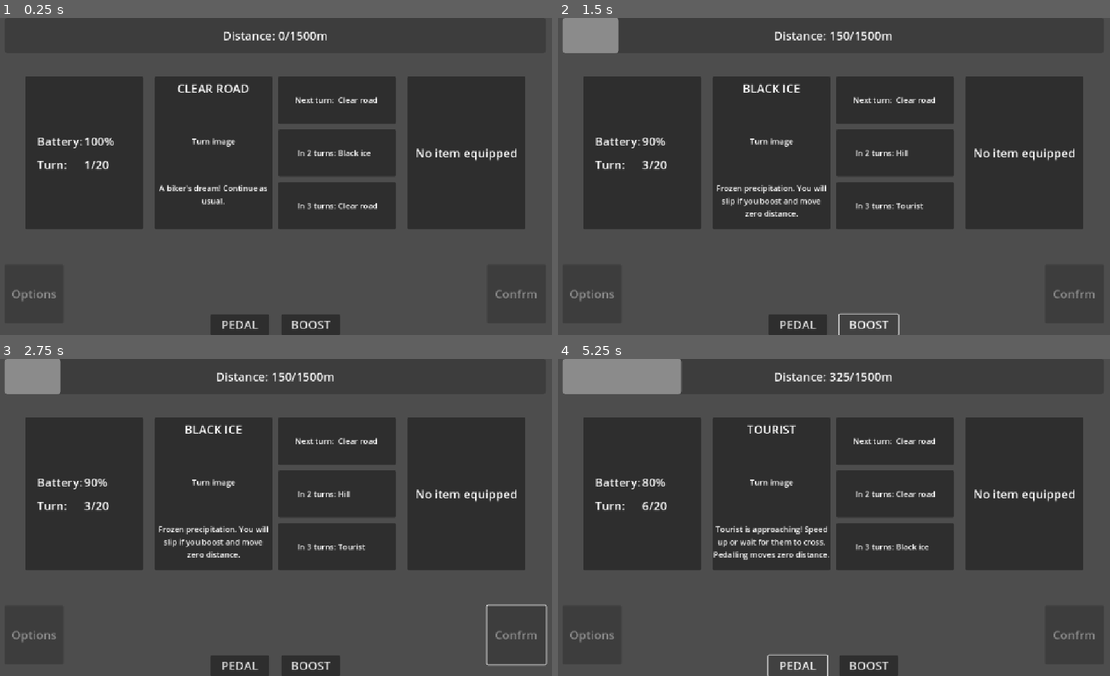
Above: before the commit, frames 1-4 (two rows, left to right).
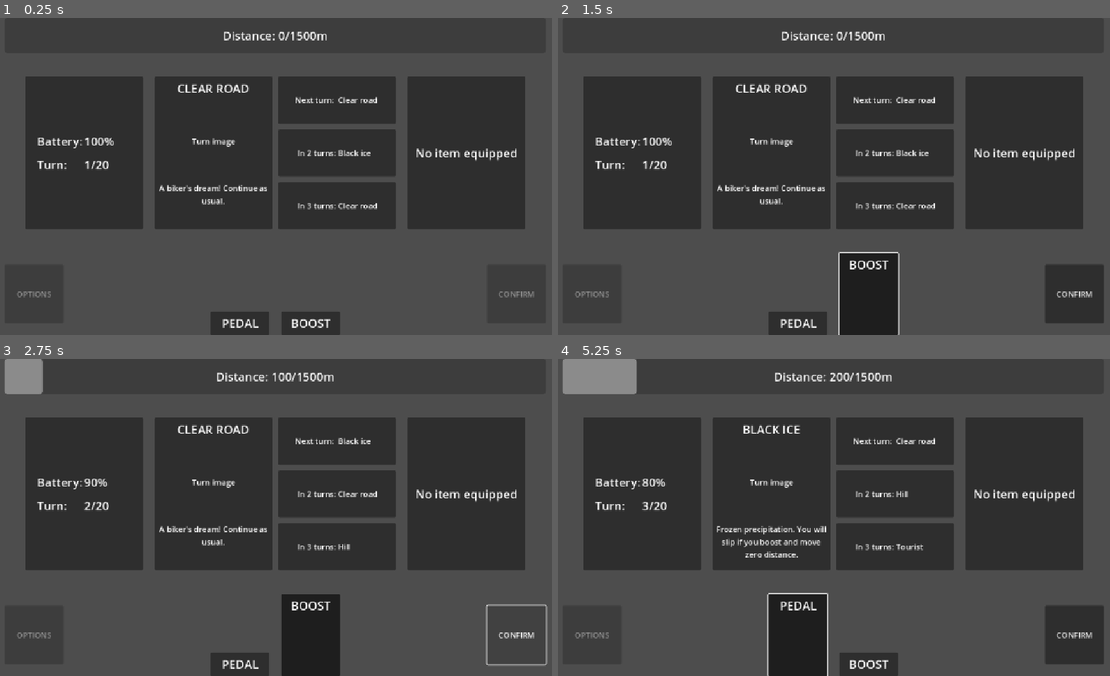
Above: after the commit, the same moments.

Repository: vmakoed/junk-cycle
Game: Godot game, scene res://scenes/main.tscn
The game is run twice, just before and just after one commit, with the same random seed, the same clock (stepped at 60 frames per second) and the same inputs.
Inputs (mouse positions are in pixels of both pictures, inside the frame that each line leads up to):
- Up to frame 1 (0.25 s): no input
- Up to frame 2 (1.5 s): click "PEDAL" (after the commit: "Pedal") at 0.5 s; click "BOOST" (after the commit: "Boost") at 1.25 s
- Up to frame 3 (2.75 s): click (518, 634) at 2 s, where only the run after the commit has a clickable "CONFIRM"
- Up to frame 4 (5.25 s): click (1076, 634) at 2.75 s, where only the run after the commit has a clickable "CONFIRM"; click "PEDAL" (after the commit: "Pedal") at 3.5 s; click "BOOST" (after the commit: "Boost") at 4.25 s; click "PEDAL" (after the commit: "Pedal") at 5 s

The runs differ from the first frame. In frame 1, 0.6% of the frame differs, in the area x 2-98%, y 85-98%; in frame 2, 5.8%, in the area x 0-98%, y 0-100%; in frame 3, 4.0%; in frame 4, 5.4%.

Commit message:
Action buttons animation and confirm logic

Diff:
--- a/scenes/main.tscn
+++ b/scenes/main.tscn
@@ -1,7 +1,69 @@
-[gd_scene load_steps=3 format=3 uid="uid://duqbpuyr7odl0"]
+[gd_scene load_steps=9 format=3 uid="uid://duqbpuyr7odl0"]
 
 [ext_resource type="Script" uid="uid://ypvni8lhif4t" path="res://scripts/main.gd" id="1_0wfyh"]
 [ext_resource type="Theme" uid="uid://djhjhws7mnh7r" path="res://resources/label.tres" id="1_o5qli"]
+
+[sub_resource type="Animation" id="Animation_sugp2"]
+length = 0.001
+
+[sub_resource type="Animation" id="Animation_0wfyh"]
+resource_name = "toggle"
+length = 0.1
+tracks/0/type = "value"
+tracks/0/imported = false
+tracks/0/enabled = true
+tracks/0/path = NodePath(".:custom_minimum_size")
+tracks/0/interp = 1
+tracks/0/loop_wrap = true
+tracks/0/keys = {
+"times": PackedFloat32Array(0, 0.1),
+"transitions": PackedFloat32Array(1, 1),
+"update": 0,
+"values": [Vector2(120, 48), Vector2(120, 168)]
+}
+
+[sub_resource type="AnimationLibrary" id="AnimationLibrary_sugp2"]
+_data = {
+&"RESET": SubResource("Animation_sugp2"),
+&"toggle": SubResource("Animation_0wfyh")
+}
+
+[sub_resource type="Animation" id="Animation_jyhfs"]
+resource_name = "toggle"
+length = 0.1
+tracks/0/type = "value"
+tracks/0/imported = false
+tracks/0/enabled = true
+tracks/0/path = NodePath(".:custom_minimum_size")
+tracks/0/interp = 1
+tracks/0/loop_wrap = true
+tracks/0/keys = {
+"times": PackedFloat32Array(0, 0.1),
+"transitions": PackedFloat32Array(1, 1),
+"update": 0,
+"values": [Vector2(120, 48), Vector2(120, 168)]
+}
+
+[sub_resource type="Animation" id="Animation_tbgi4"]
+length = 0.001
+tracks/0/type = "value"
+tracks/0/imported = false
+tracks/0/enabled = true
+tracks/0/path = NodePath(".:custom_minimum_size")
+tracks/0/interp = 1
+tracks/0/loop_wrap = true
+tracks/0/keys = {
+"times": PackedFloat32Array(0),
+"transitions": PackedFloat32Array(1),
+"update": 0,
+"values": [Vector2(120, 48)]
+}
+
+[sub_resource type="AnimationLibrary" id="AnimationLibrary_tefeu"]
+_data = {
+&"RESET": SubResource("Animation_tbgi4"),
+&"toggle": SubResource("Animation_jyhfs")
+}
 
 [node name="Main" type="Node"]
 script = ExtResource("1_0wfyh")
@@ -275,9 +337,8 @@
 
 [node name="Button" type="Button" parent="Control/MarginContainer/VBoxContainer/ActionsContainer/OptionsButtonMargin2"]
 layout_mode = 2
-theme = ExtResource("1_o5qli")
 disabled = true
-text = "Options"
+text = "OPTIONS"
 
 [node name="Control" type="Control" parent="Control/MarginContainer/VBoxContainer/ActionsContainer"]
 layout_mode = 2
@@ -285,20 +346,59 @@
 
 [node name="PedalButton" type="Button" parent="Control/MarginContainer/VBoxContainer/ActionsContainer"]
 unique_name_in_owner = true
-custom_minimum_size = Vector2(120, 0)
+custom_minimum_size = Vector2(120, 48)
 layout_mode = 2
 size_flags_vertical = 8
 theme = ExtResource("1_o5qli")
-text = "PEDAL"
+toggle_mode = true
+
+[node name="Label" type="Label" parent="Control/MarginContainer/VBoxContainer/ActionsContainer/PedalButton"]
+custom_minimum_size = Vector2(0, 48)
+layout_mode = 1
+anchors_preset = 5
+anchor_left = 0.5
+anchor_right = 0.5
+offset_left = -37.5
+offset_right = 37.5
+offset_bottom = 40.0
+grow_horizontal = 2
+text = "Pedal"
+horizontal_alignment = 1
+vertical_alignment = 1
+uppercase = true
+
+[node name="AnimationPlayer" type="AnimationPlayer" parent="Control/MarginContainer/VBoxContainer/ActionsContainer/PedalButton"]
+libraries = {
+&"": SubResource("AnimationLibrary_sugp2")
+}
 
 [node name="BoostButton" type="Button" parent="Control/MarginContainer/VBoxContainer/ActionsContainer"]
 unique_name_in_owner = true
-custom_minimum_size = Vector2(120, 0)
+custom_minimum_size = Vector2(120, 48)
 layout_mode = 2
 size_flags_vertical = 8
 theme = ExtResource("1_o5qli")
-text = "BOOST
-"
+toggle_mode = true
+
+[node name="Label" type="Label" parent="Control/MarginContainer/VBoxContainer/ActionsContainer/BoostButton"]
+custom_minimum_size = Vector2(0, 48)
+layout_mode = 1
+anchors_preset = 5
+anchor_left = 0.5
+anchor_right = 0.5
+offset_left = -37.5
+offset_right = 37.5
+offset_bottom = 40.0
+grow_horizontal = 2
+text = "Boost"
+horizontal_alignment = 1
+vertical_alignment = 1
+uppercase = true
+
+[node name="AnimationPlayer" type="AnimationPlayer" parent="Control/MarginContainer/VBoxContainer/ActionsContainer/BoostButton"]
+libraries = {
+&"": SubResource("AnimationLibrary_tefeu")
+}
 
 [node name="Control3" type="Control" parent="Control/MarginContainer/VBoxContainer/ActionsContainer"]
 layout_mode = 2
@@ -311,11 +411,12 @@
 theme_override_constants/margin_top = 24
 theme_override_constants/margin_bottom = 24
 
-[node name="Button" type="Button" parent="Control/MarginContainer/VBoxContainer/ActionsContainer/ConfirmButtonMargin"]
-layout_mode = 2
-theme = ExtResource("1_o5qli")
+[node name="ConfirmButton" type="Button" parent="Control/MarginContainer/VBoxContainer/ActionsContainer/ConfirmButtonMargin"]
+unique_name_in_owner = true
+layout_mode = 2
 disabled = true
-text = "Confrm"
-
-[connection signal="pressed" from="Control/MarginContainer/VBoxContainer/ActionsContainer/PedalButton" to="." method="_on_pedal_button_pressed"]
-[connection signal="pressed" from="Control/MarginContainer/VBoxContainer/ActionsContainer/BoostButton" to="." method="_on_boost_button_pressed"]
+text = "CONFIRM"
+
+[connection signal="toggled" from="Control/MarginContainer/VBoxContainer/ActionsContainer/PedalButton" to="." method="_on_pedal_button_toggled"]
+[connection signal="toggled" from="Control/MarginContainer/VBoxContainer/ActionsContainer/BoostButton" to="." method="_on_boost_button_toggled"]
+[connection signal="pressed" from="Control/MarginContainer/VBoxContainer/ActionsContainer/ConfirmButtonMargin/ConfirmButton" to="." method="_on_confirm_button_pressed"]
--- a/scripts/main.gd
+++ b/scripts/main.gd
@@ -55,6 +55,7 @@
 var distance_per_boost : int
 var pedal_enabled : bool : set = _set_pedal_enabled
 var boost_enabled : bool : set = _set_boost_enabled
+var selected_action: set = _set_selected_action
 
 
 var turns : Array[Turn] = [
@@ -83,13 +84,22 @@
 
 @onready var distance_label : Label = %DistanceLabel
 @onready var battery_label : Label = %BatteryLabel
-@onready var pedal_button : Button = %PedalButton
-@onready var boost_button : Button = %BoostButton
 @onready var turns_label : Label = %TurnsLabel
 @onready var distance_progress_bar : ProgressBar = %DistanceProgressBar
 @onready var current_turn_title : Label = %CurrentTurnTitle
 @onready var current_turn_description : Label= %CurrentTurnDescription
 @onready var next_turn_titles : Array[Label] = [%NextTurnTitle, %NextTurnTitle2, %NextTurnTitle3]
+@onready var confirm_button: Button = %ConfirmButton
+
+@onready var action_buttons: Dictionary[Action, Button] = {
+	Action.PEDAL: %PedalButton,
+	Action.BOOST: %BoostButton
+}
+
+@onready var action_animation_players : Dictionary[Action, AnimationPlayer] = {
+	Action.PEDAL: action_buttons[Action.PEDAL].find_child("AnimationPlayer"),
+	Action.BOOST: action_buttons[Action.BOOST].find_child("AnimationPlayer")
+}
 
 
 func _ready() -> void:
@@ -111,7 +121,6 @@
 
 func _set_current_battery(new_value: int) -> void:
 	current_battery = clamp(new_value, BATTERY_MIN, BATTERY_MAX)
-
 	if (current_battery < BATTERY_DRAIN_PER_BOOST):
 		boost_enabled = false
 	else:
@@ -134,12 +143,21 @@
 
 func _set_pedal_enabled(new_value: bool) -> void:
 	pedal_enabled = new_value
-	pedal_button.disabled = not pedal_enabled
+	action_buttons[Action.PEDAL].disabled = not pedal_enabled
 
 
 func _set_boost_enabled(new_value: bool) -> void:
 	boost_enabled = new_value
-	boost_button.disabled = not boost_enabled
+
+	if not boost_enabled && selected_action == Action.BOOST:
+		action_buttons[Action.BOOST].button_pressed = false
+
+	action_buttons[Action.BOOST].disabled = not boost_enabled
+
+
+func _set_selected_action(new_value) -> void:
+	selected_action = new_value
+	confirm_button.disabled = new_value == null
 
 
 func _refresh_distance_label() -> void:
@@ -203,6 +221,7 @@
 
 
 func _on_final_turn_played() -> void:
+	_assign_selected_action(selected_action, false)
 	pedal_enabled = false
 	boost_enabled = false
 
@@ -218,9 +237,36 @@
 	current_turn += TURNS_PER_MOVEMENT
 
 
-func _on_pedal_button_pressed() -> void:
-	_resolve_turn(Action.PEDAL)
-
-
-func _on_boost_button_pressed() -> void:
-	_resolve_turn(Action.BOOST)
+func _play_action_button_animation(action: Action, toggled_on: bool) -> void:
+	if toggled_on:
+		action_animation_players[action].play("toggle")
+	else:
+		action_animation_players[action].play_backwards("toggle")
+
+
+func _assign_selected_action(action: Action, toggled_on: bool) -> void:
+	if toggled_on:
+		selected_action = action
+	elif selected_action == action:
+		selected_action = null
+
+
+func _refresh_other_buttons(another_action: Action, toggled_on: bool) -> void:
+	if toggled_on && action_buttons[another_action].button_pressed:
+		action_buttons[another_action].button_pressed = false
+
+
+func _on_pedal_button_toggled(toggled_on: bool) -> void:
+	_assign_selected_action(Action.PEDAL, toggled_on)
+	_refresh_other_buttons(Action.BOOST, toggled_on)
+	_play_action_button_animation(Action.PEDAL, toggled_on)
+
+
+func _on_boost_button_toggled(toggled_on: bool) -> void:
+	_assign_selected_action(Action.BOOST, toggled_on)
+	_refresh_other_buttons(Action.PEDAL, toggled_on)
+	_play_action_button_animation(Action.BOOST, toggled_on)
+
+
+func _on_confirm_button_pressed() -> void:
+	_resolve_turn(selected_action)
